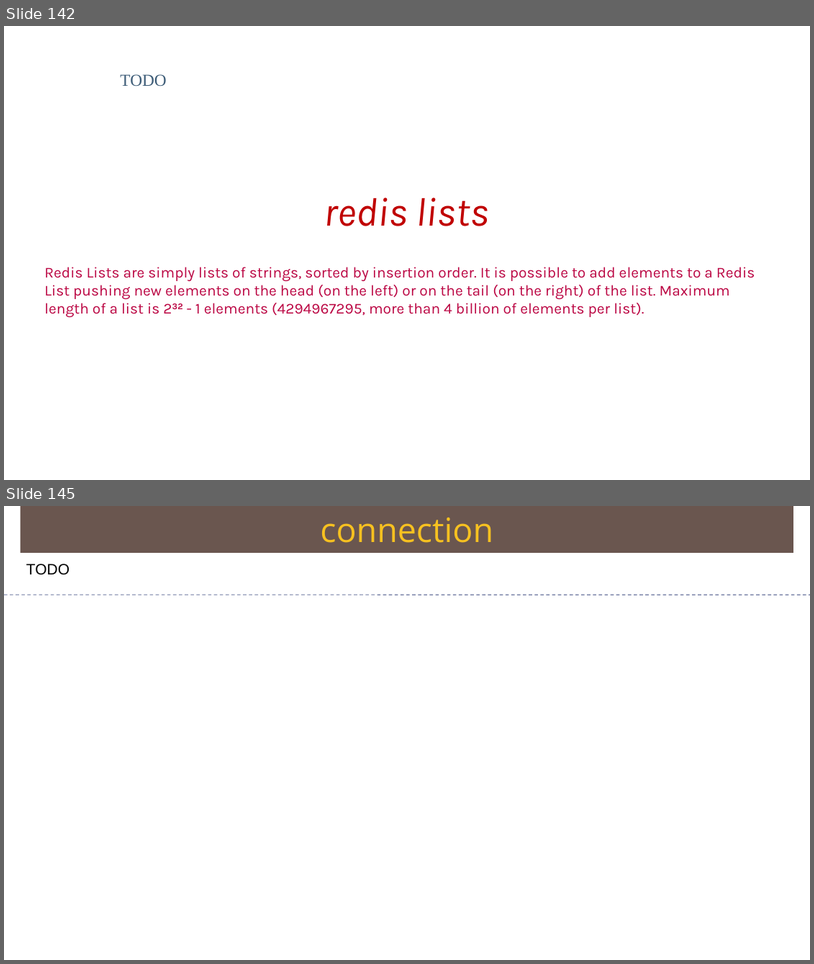
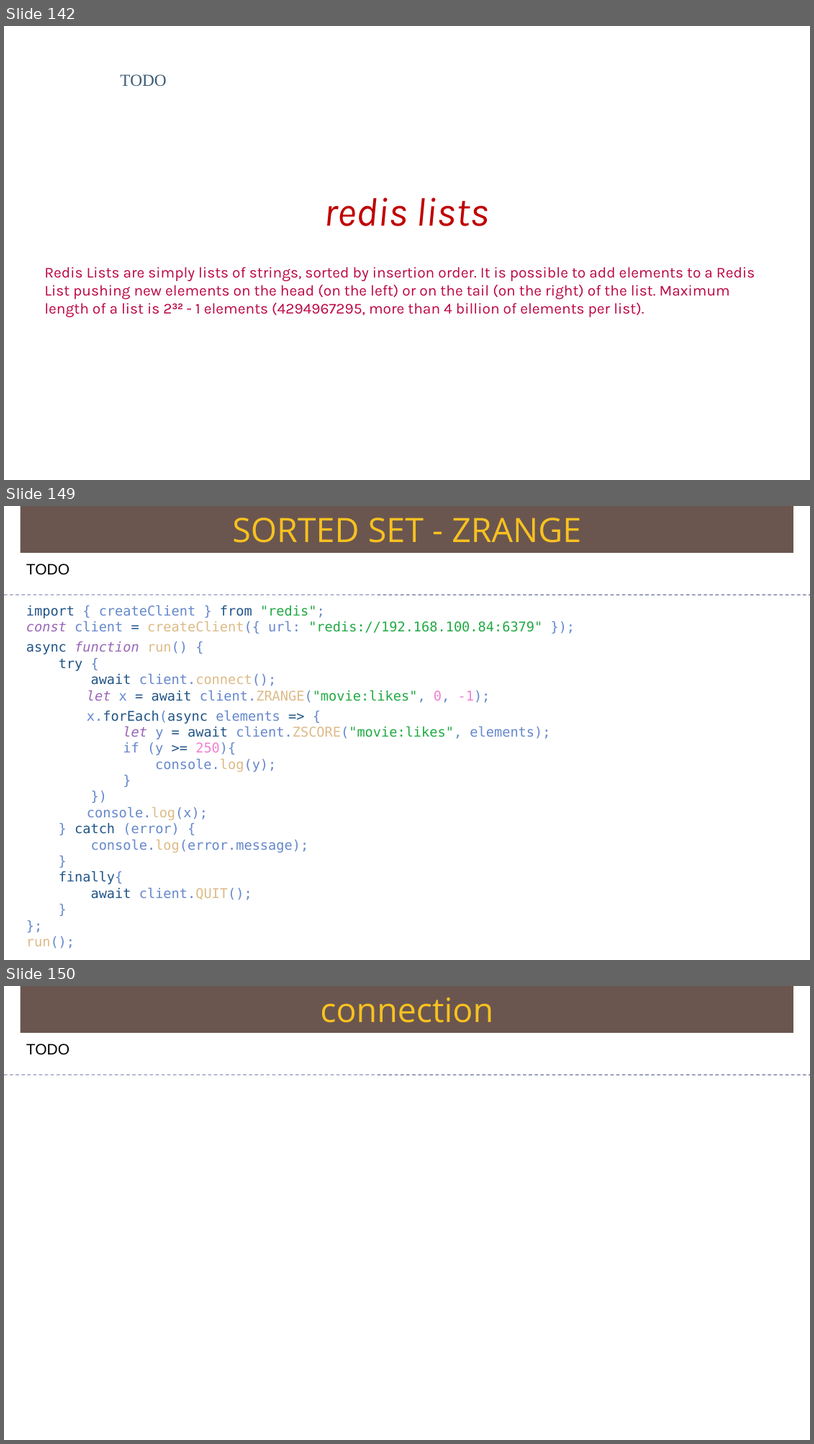
Before and after one commit to Saleel-Bagde/PPT-s, a slide deck: redis Ver2.pptx. Shown one above the other, each under a label of ours: slides 142 and 145 before the commit, slides 142, 149 and 150 after it; the slides between them are not shown. The pictures are 814x964 and 814x1444 pixels, drawn with LibreOffice and Linux fonts; fonts in the diff are those of the drawing. Boxes give left, top, right and bottom in pixels: in the first picture for what was removed or moved away, otherwise in the second. Text is boxed around its words. In the diff, an @@ line names an element or a change of style, - is before the commit and + after.

```diff
--- a/redis Ver2.pptx
+++ b/redis Ver2.pptx
@@ slide 149 added at box(4, 506, 810, 960), background #FFFFFF @@
@@ rectangle added at box(21, 506, 794, 553), fill #6A5650, 40 pt, text #F7C120 @@
+SORTED SET - ZRANGE
@@ text added at box(26, 564, 70, 575), 18 pt, text #000000 @@
+TODO
@@ line added from (4, 595) to (810, 595), #6E78A0 0.99 pt dashed @@
@@ text added at box(26, 605, 550, 948), 16 pt, text #6688CC @@
+import { createClient } from "redis";
+const client = createClient({ url: "redis://192.168.100.84:6379" });
+async function run() {
+try {
+await client.connect();
+let x = await client.ZRANGE("movie:likes", 0, -1);
+x.forEach(async elements => {
+let y = await client.ZSCORE("movie:likes", elements);
+if (y >= 250){
+console.log(y);
+}
+})
+console.log(x);
+} catch (error) {
+console.log(error.message);
+}
+finally{
+await client.QUIT();
+}
+};
+run();
@@ what was slide 145 is now slide 150 @@
```
Also in this commit, not shown: 3 slides changed, 5 other slides added, 1 slide removed, 1 other file.
